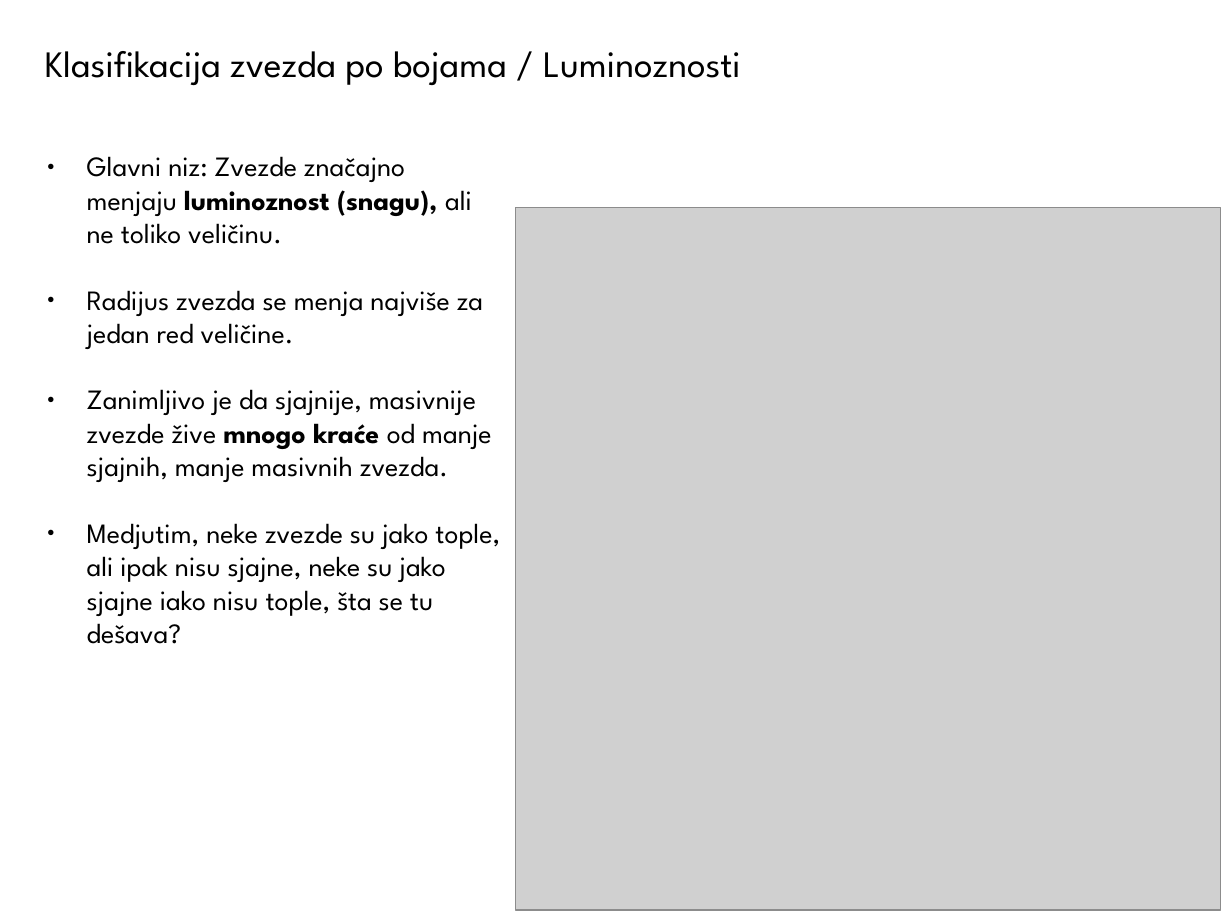
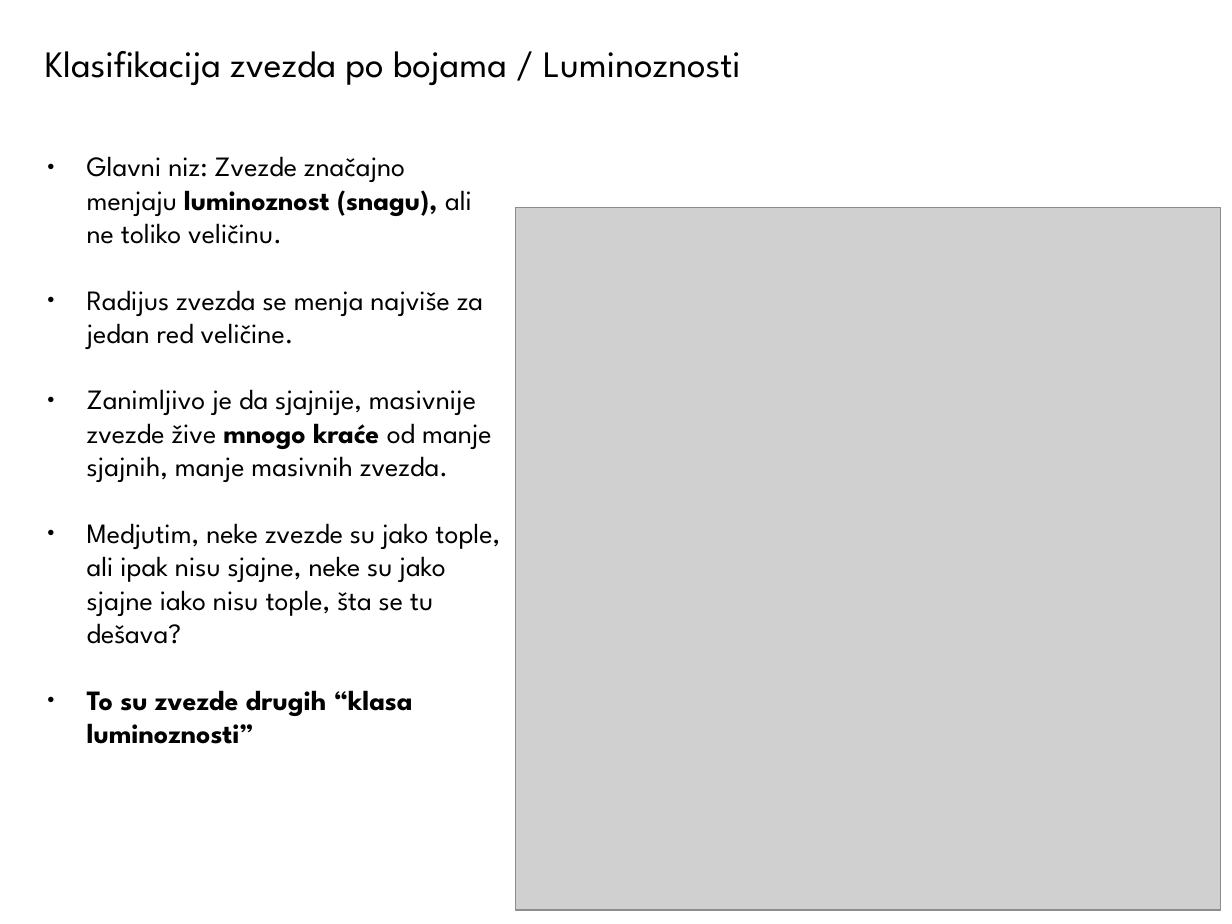
Before and after one commit to ivanzmilic/OPA22, a slide deck: slide 17 of Predavanje_07_Zracenje_Zvezda.odp. Drawn at 1232x924 pixels with LibreOffice and Linux fonts; fonts in the diff are those of the drawing; grey boxes stand for pictures. Boxes give left, top, right and bottom in pixels: in the first picture for what was removed or moved away, otherwise in the second. Text is boxed around its words. In the diff, an @@ line names an element or a change of style, - is before the commit and + after.

```diff
--- a/Predavanje_07_Zracenje_Zvezda.odp
+++ b/Predavanje_07_Zracenje_Zvezda.odp
@@ text at <box>87,690,413,744</box>: paragraph added @@
+● To su zvezde drugih “klasa luminoznosti”
```
Also in this commit, not shown: 11 slides added.
